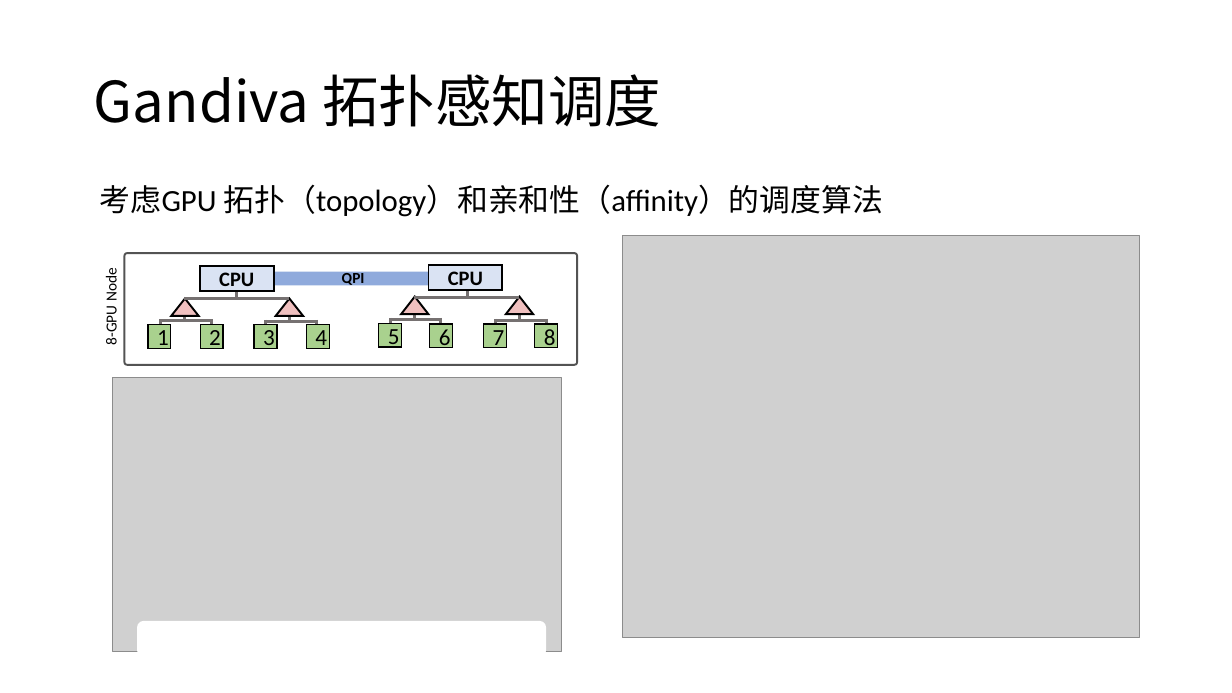
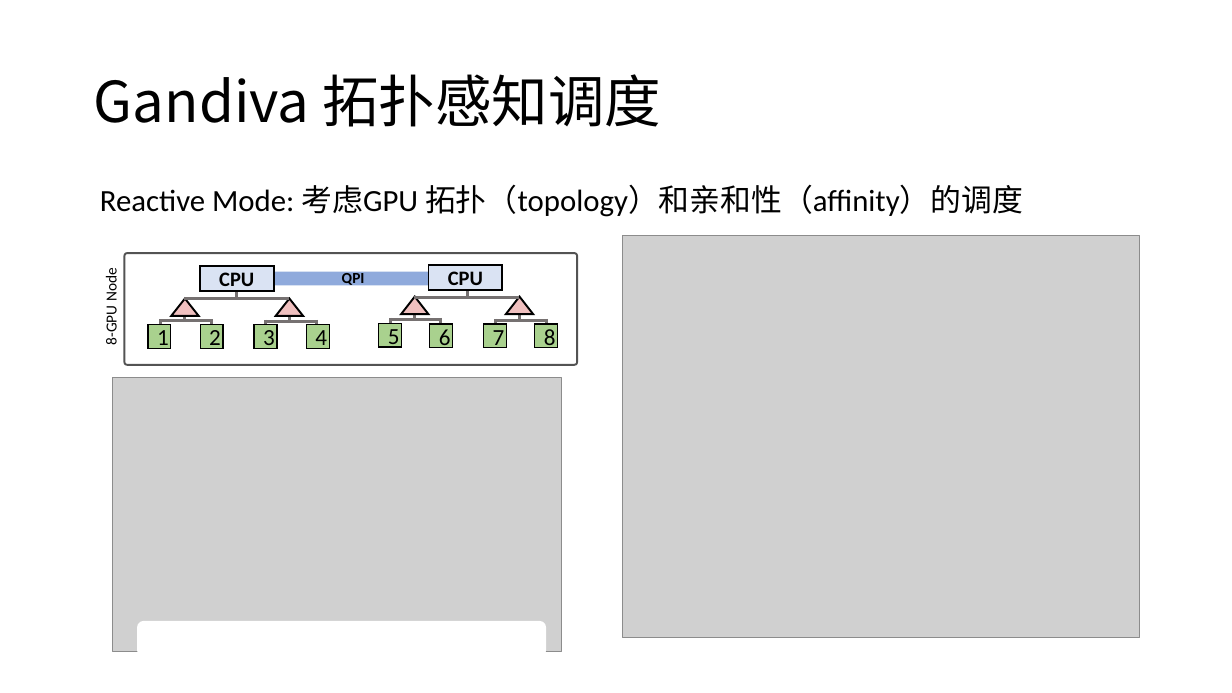
Before and after one commit to microsoft/AI-System, a slide deck: slide 37 of Lectures/BasicTopics/SystemforAI-7-Platform.ppsx (slide 36 before the commit). Drawn at 1232x693 pixels with LibreOffice and Linux fonts; fonts in the diff are those of the drawing; grey boxes stand for pictures. Boxes give left, top, right and bottom in pixels: in the first picture for what was removed or moved away, otherwise in the second. Text is boxed around its words. In the diff, an @@ line names an element or a change of style, - is before the commit and + after.

```diff
--- a/Lectures/BasicTopics/SystemforAI-7-Platform.ppsx
+++ b/Lectures/BasicTopics/SystemforAI-7-Platform.ppsx
@@ text at <box>100,184,1023,217</box>: text changed @@
-考虑GPU 拓扑（topology）和亲和性（affinity）的调度算法
+Reactive Mode: 考虑GPU 拓扑（topology）和亲和性（affinity）的调度
```
Also in this commit, not shown: 5 other slides changed, 1 slide added, 4 other files.
